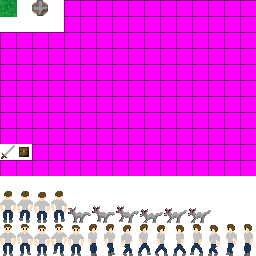
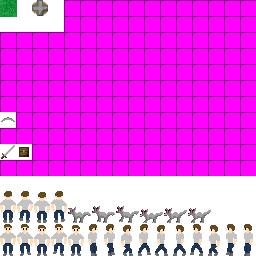
Layered file, before and after one edit (256 × 256). Changes by layer:
painted on "Layer 5" over (0, 112, 16, 128)
